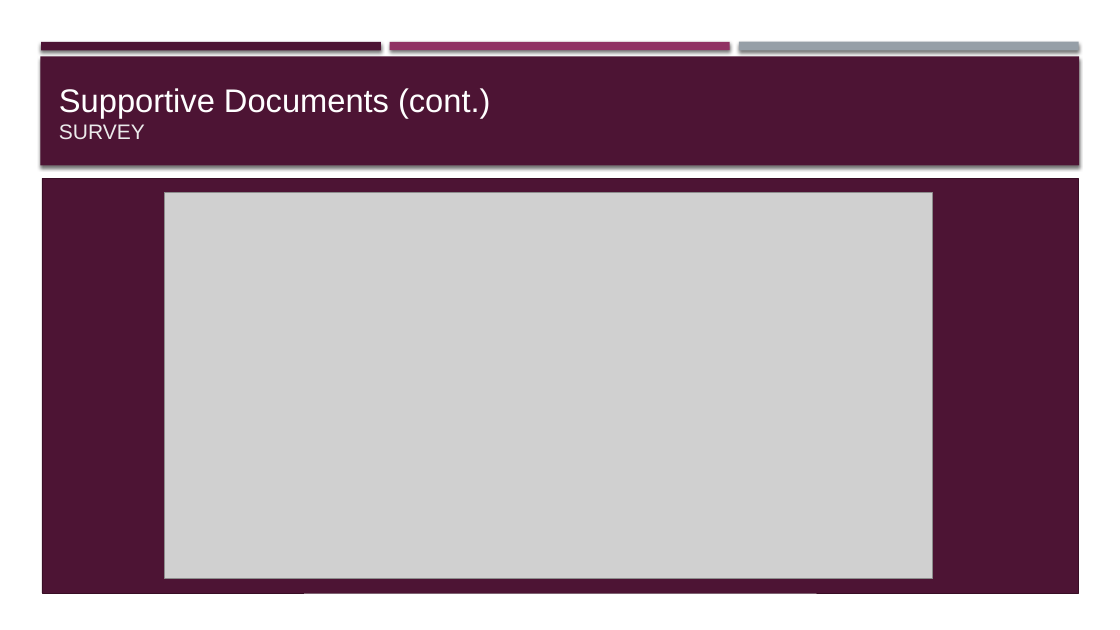
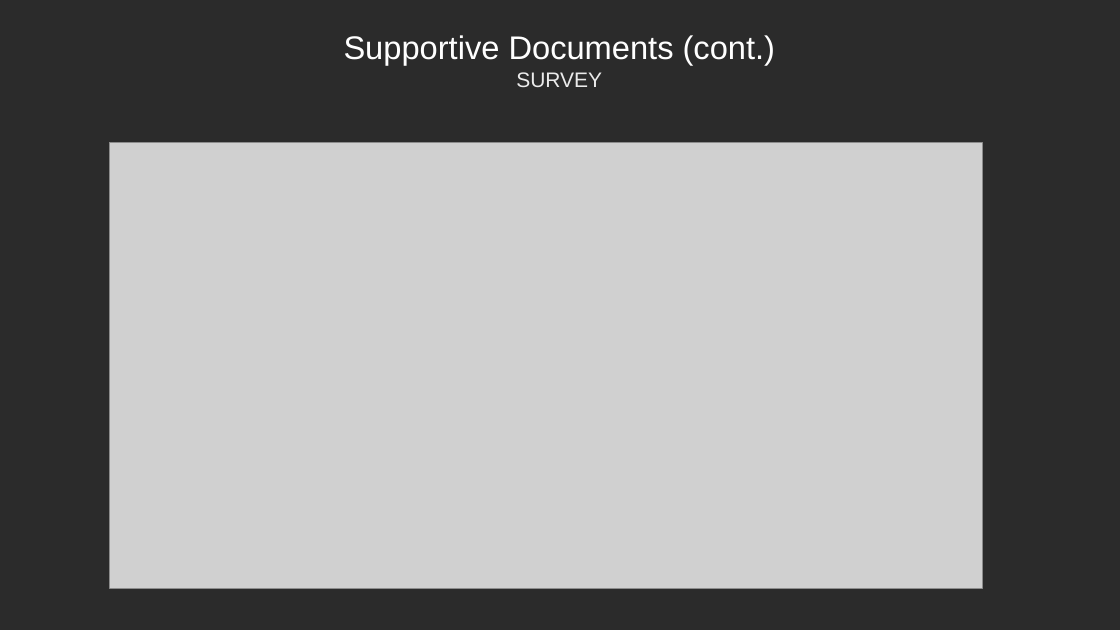
Before and after one commit to YoussifAssem/Genatac, a slide deck: slide 13 of E-Genetics/Proposal/genetics(2).pptx (slide 14 before the commit). Drawn at 1120x630 pixels with LibreOffice and Linux fonts; fonts in the diff are those of the drawing; grey boxes stand for pictures; background and template pictures are left out; a plain dark background stands for a picture behind light text. Boxes give left, top, right and bottom in pixels: in the first picture for what was removed or moved away, otherwise in the second. Text is boxed around its words. In the diff, an @@ line names an element or a change of style, - is before the commit and + after.

```diff
--- a/E-Genetics/Proposal/genetics(2).pptx
+++ b/E-Genetics/Proposal/genetics(2).pptx
@@ background #FFFFFF to picture (left out) @@
@@ text "Supportive Documents (cont.) SURVEY": place and size @@
-text "Supportive Documents (cont.) SURVEY" at bbox=[59, 88, 490, 139]
+text "Supportive Documents (cont.) SURVEY" at bbox=[344, 35, 775, 87]
@@ text "Supportive Documents (cont.) SURVEY" at bbox=[344, 35, 775, 87]: alignment left to centre; vertical alignment top to middle @@
@@ rectangle removed at bbox=[40, 56, 1080, 166] @@
@@ rectangle removed at bbox=[41, 42, 381, 50] @@
@@ rectangle removed at bbox=[390, 42, 730, 50] @@
@@ rectangle removed at bbox=[739, 42, 1079, 51] @@
@@ picture: place and size @@
-picture at bbox=[165, 193, 933, 579]
+picture at bbox=[109, 143, 983, 588]
@@ rectangle removed at bbox=[42, 178, 1078, 593] @@
```
Also in this commit, not shown: 12 other slides changed, 6 slides added, 8 slides removed, 2 other files.
